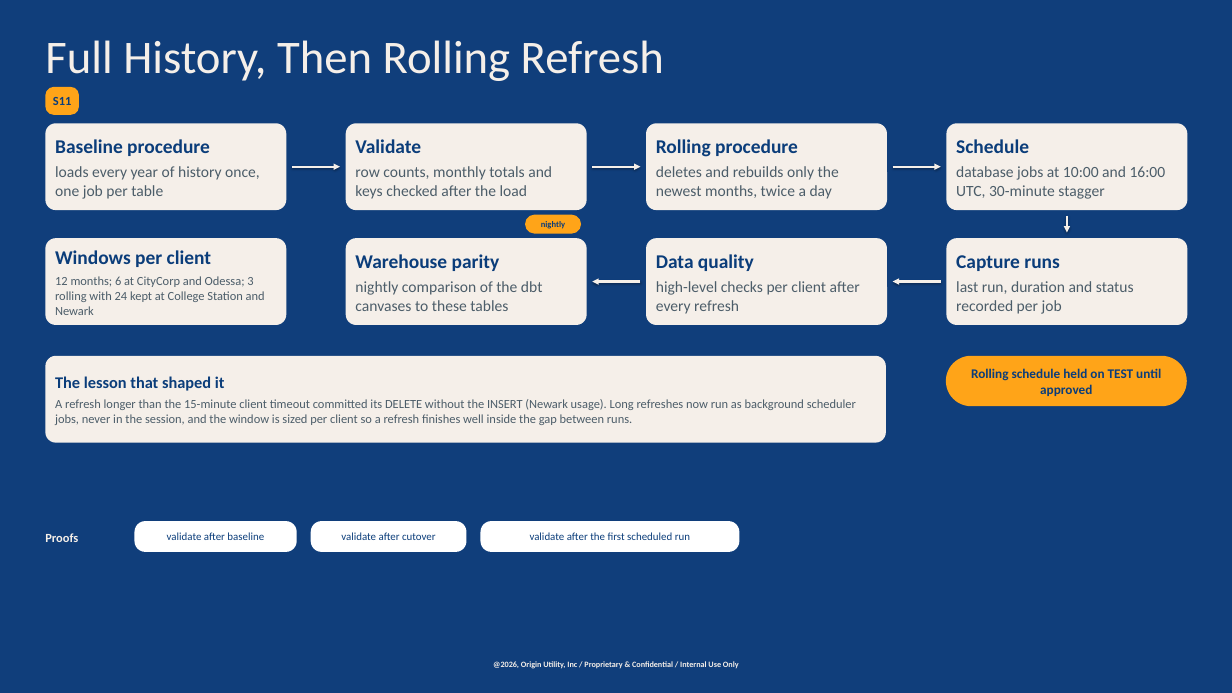
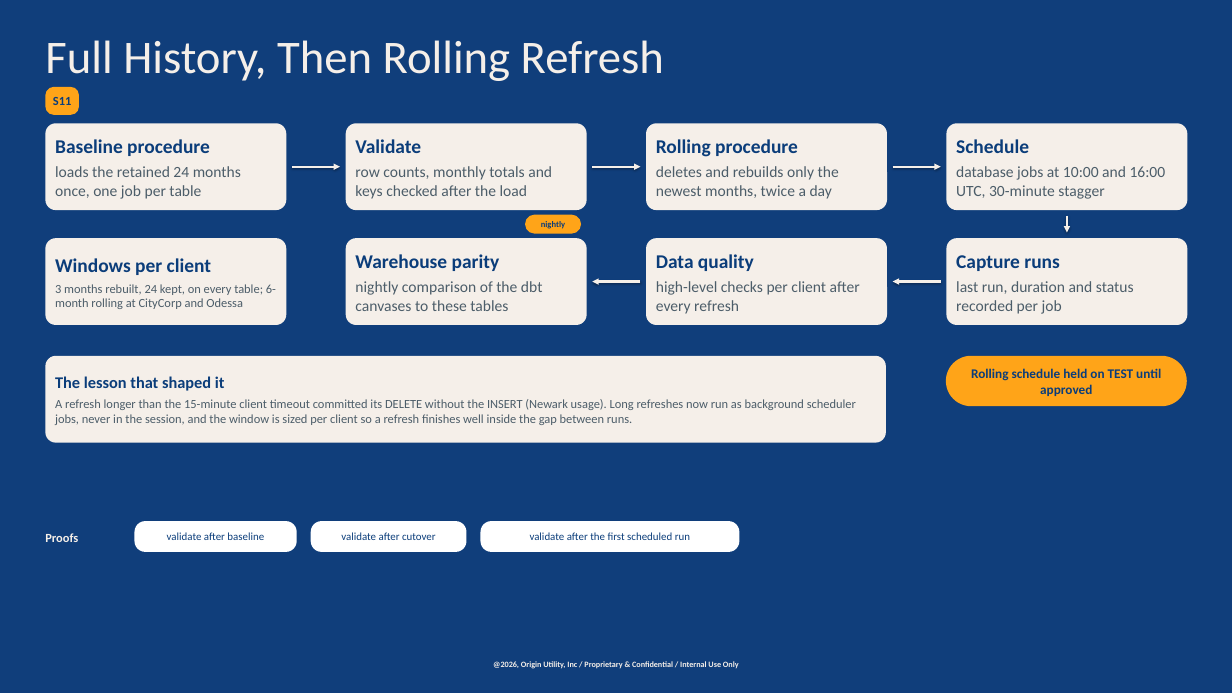
Before and after one commit to chasepowers59/OriginBA, a slide deck: slide 12 of jaspersoft/docs/OriginBA_Automated_Deployment.pptx. Drawn at 1232x693 pixels with LibreOffice and Linux fonts; fonts in the diff are those of the drawing; background and template pictures are left out; a plain dark background stands for a picture behind light text. Boxes give left, top, right and bottom in pixels: in the first picture for what was removed or moved away, otherwise in the second. Text is boxed around its words. In the diff, an @@ line names an element or a change of style, - is before the commit and + after.

```diff
--- a/jaspersoft/docs/OriginBA_Automated_Deployment.pptx
+++ b/jaspersoft/docs/OriginBA_Automated_Deployment.pptx
@@ text in rounded rectangle at [55, 166, 241, 199]: text changed @@
-loads every year of history once, one job per table
+loads the retained 24 months once, one job per table
@@ text in rounded rectangle at [55, 284, 276, 309]: text changed @@
-12 months; 6 at CityCorp and Odessa; 3 rolling with 24 kept at College Station and Newark
+3 months rebuilt, 24 kept, on every table; 6-month rolling at CityCorp and Odessa
```
Also in this commit, not shown: 3 other slides changed, 11 other files.
